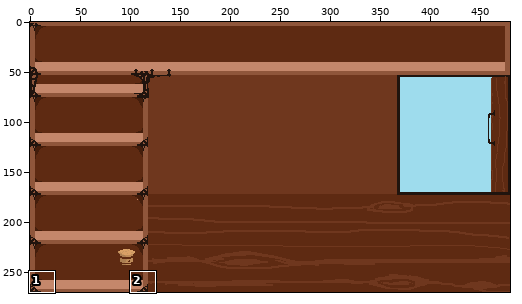
One commit to this sprite sheet: CCGJ2022/Assets/Resources/Sprites/mainlayout.png. The picture above shows the old version from afar; the outline marks the close-up.
Close-up. First the earlier version:
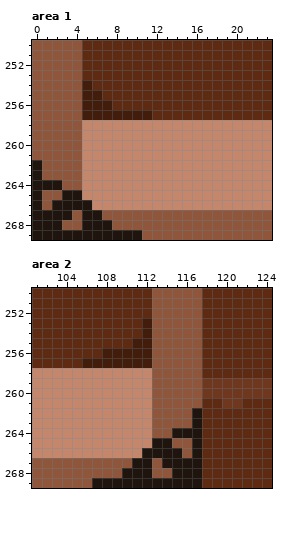
The file is 480x270 pixels. Shown: area 1: x 0..23, y 250..269; area 2: x 101..124, y 250..269. The commit also changed other parts of the picture, which this record leaves out.
Once edited:
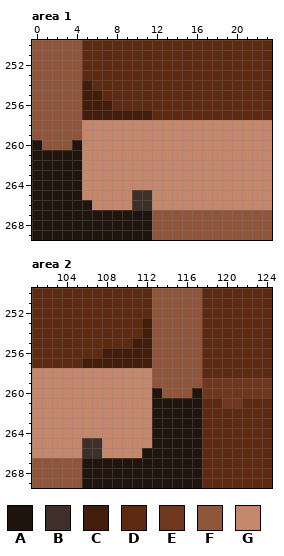
Palette (. is transparent): A #20140e  B #3e2f29  C #431d0b  D #5e2a12  E #6f371e  F #8f563b  G #c4876b
The edit:
Area 1:
The author changed colour F to colour A in row 260 at x 0 and 4; in row 261 at x 0 to 4; in rows 262 to 263 at x 1 to 4; in row 264 at x 3 to 4; in row 265 at x 1 to 2; in row 266 at x 1.
The author changed colour F to colour A in row 267 at x 4 and 7 to 11; in row 268 at x 3 to 4 and 8 to 11; in row 269 at x 11.
The author changed colour G to colour B in rows 265 to 266 at x 10 to 11.
Area 2:
The author changed colour F to colour A in row 260 at x 113 and 117; in row 261 at x 113 to 117; in rows 262 to 263 at x 113 to 116; in row 264 at x 113 to 114; in row 265 at x 115 to 116; in row 266 at x 116.
The author changed colour F to colour A in row 267 at x 106 to 110 and 113; in row 268 at x 106 to 109 and 113 to 114; in row 269 at x 106.
The author changed colour G to colour B in rows 265 to 266 at x 106 to 107.
